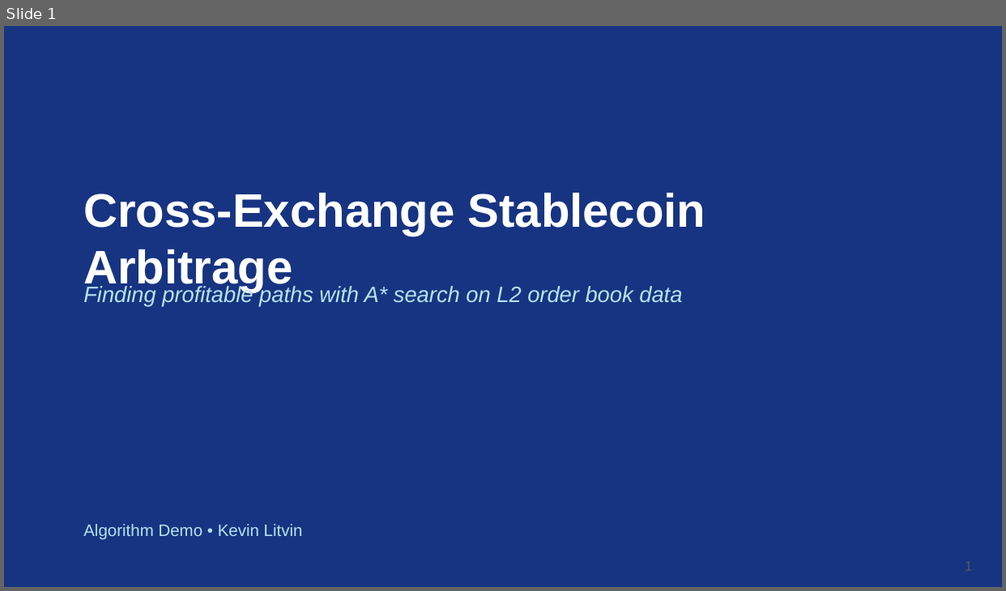
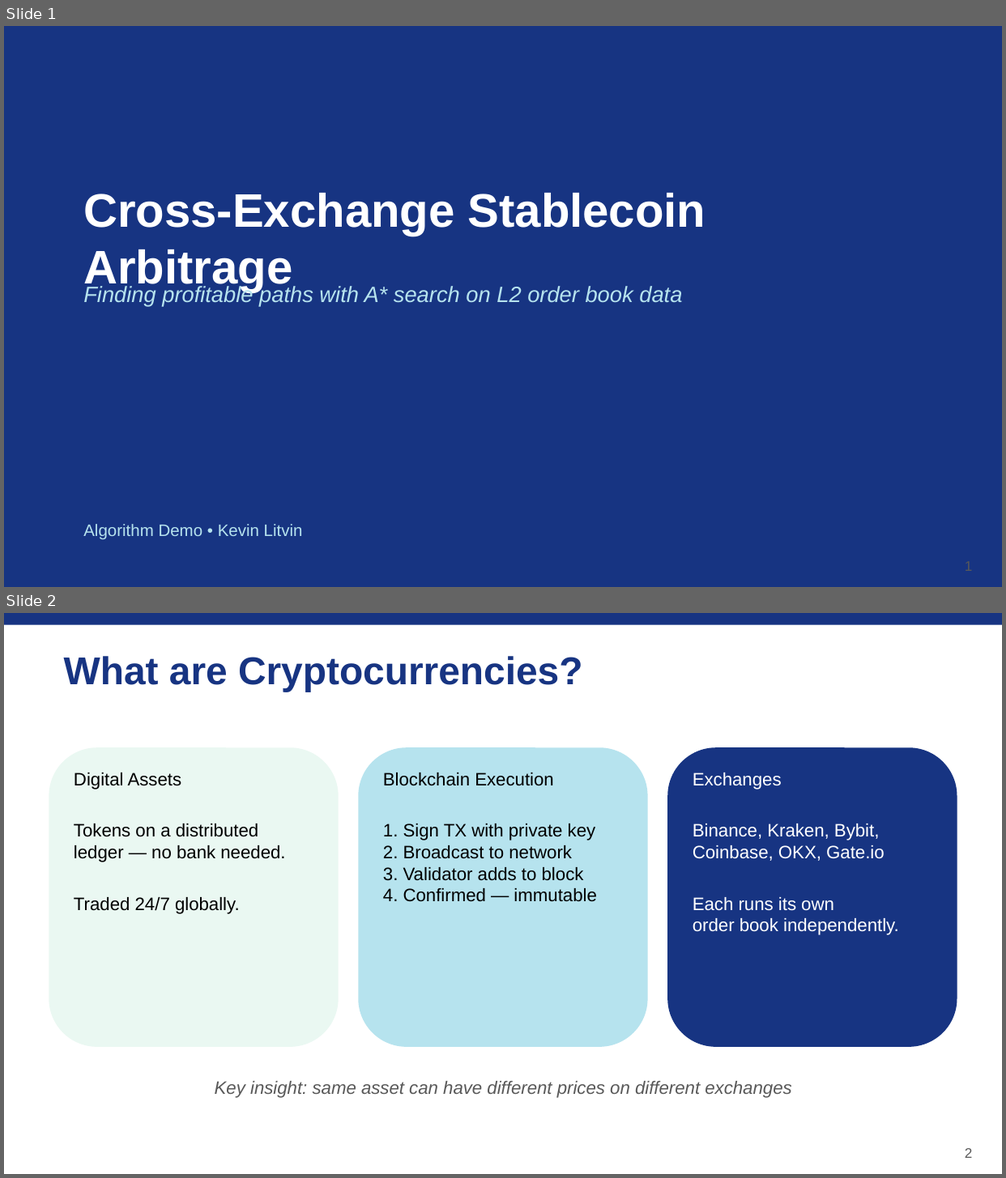
Before and after one commit to kevinl03/Stablecoin-CrossExchange-Arbitrage, a slide deck: astar_arbitrage_deck.pptx. Shown one above the other, each under a label of ours: slide 1 before the commit, slides 1 and 2 after it. The pictures are 1006x591 and 1006x1178 pixels, drawn with LibreOffice and Linux fonts; fonts in the diff are those of the drawing. Boxes give left, top, right and bottom in pixels: in the first picture for what was removed or moved away, otherwise in the second. Text is boxed around its words. In the diff, an @@ line names an element or a change of style, - is before the commit and + after.

Commit message:
fix: Less text, more visuals, larger demo frames in deck
- Split crypto/stablecoins into card-based visual layouts
- Added pegging mechanisms slide (fiat-backed, over-collat, algo)
- Arbitrage slide uses price cards + arrow instead of bullet wall
- Demo frames now 5 slides at near-full-bleed (9.5in wide)
- Reduced bullet count to 3-5 per slide max

```diff
--- a/astar_arbitrage_deck.pptx
+++ b/astar_arbitrage_deck.pptx
@@ slide 2 added at (4, 613, 1002, 1174), background #FFFFFF @@
@@ rectangle added at (4, 613, 1002, 625), fill #173482 @@
@@ text added at (64, 656, 582, 692), 28 pt, text #173482, bold @@
+What are Cryptocurrencies?
@@ rounded rectangle added at (49, 747, 339, 1047), fill #EAF8F2 @@
@@ rounded rectangle added at (358, 747, 648, 1047), fill #B6E3EE @@
@@ rounded rectangle added at (667, 747, 957, 1047), fill #173482 @@
@@ text added at (74, 773, 285, 914), 13 pt, text #000000 @@
+Digital Assets
+Tokens on a distributed
+ledger — no bank needed.
+Traded 24/7 globally.
@@ text added at (383, 773, 596, 902), 13 pt, text #000000 @@
+Blockchain Execution
+1. Sign TX with private key
+2. Broadcast to network
+3. Validator adds to block
+4. Confirmed — immutable
@@ text added at (692, 773, 899, 935), 13 pt, text #FFFFFF @@
+Exchanges
+Binance, Kraken, Bybit,
+Coinbase, OKX, Gate.io
+Each runs its own
+order book independently.
@@ text added at (215, 1081, 791, 1098), 13 pt, text #595959, italic @@
+Key insight: same asset can have different prices on different exchanges
@@ text added at (965, 1148, 973, 1158), 10 pt, text #595959 @@
+2
```
Also in this commit, not shown: 7 slides changed, 6 other slides added, 4 slides removed, 1 other file.
